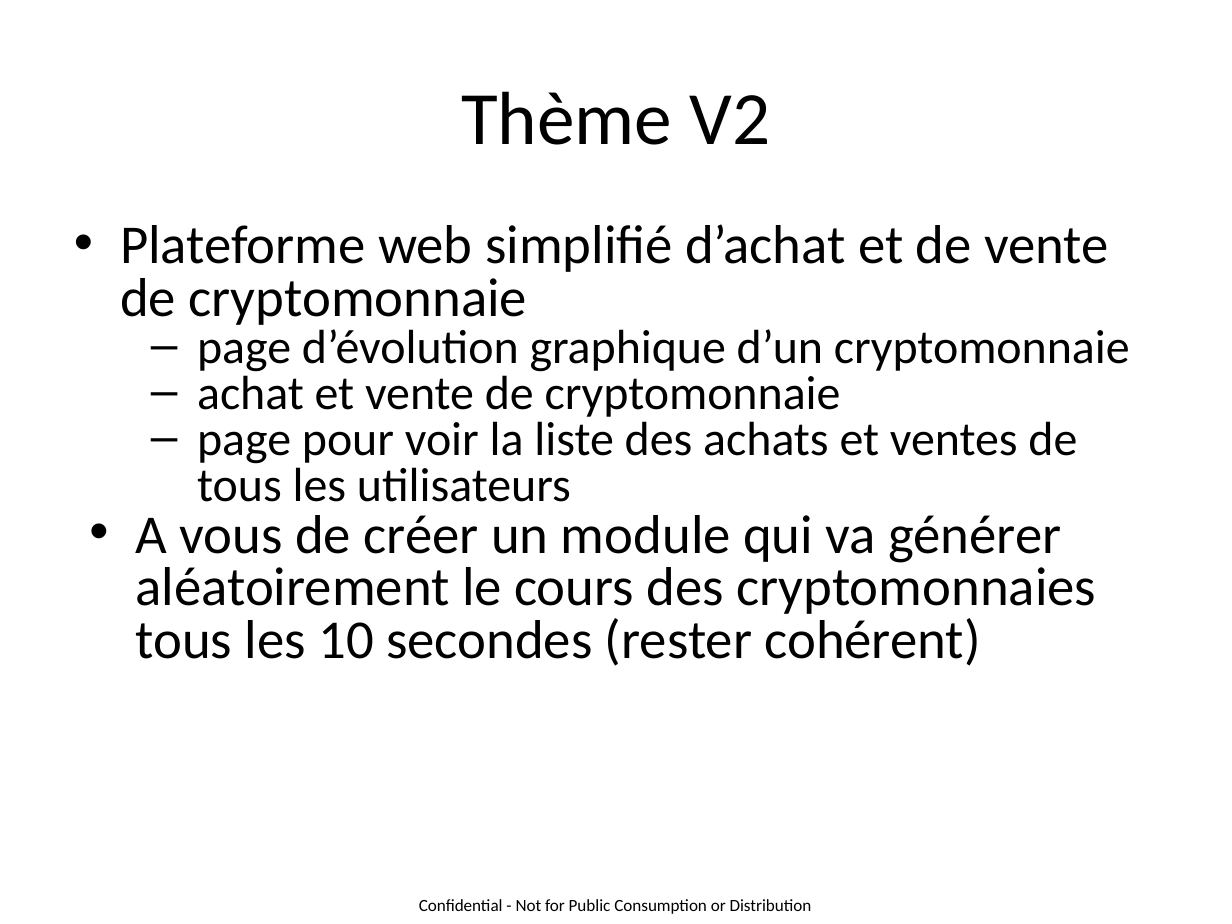
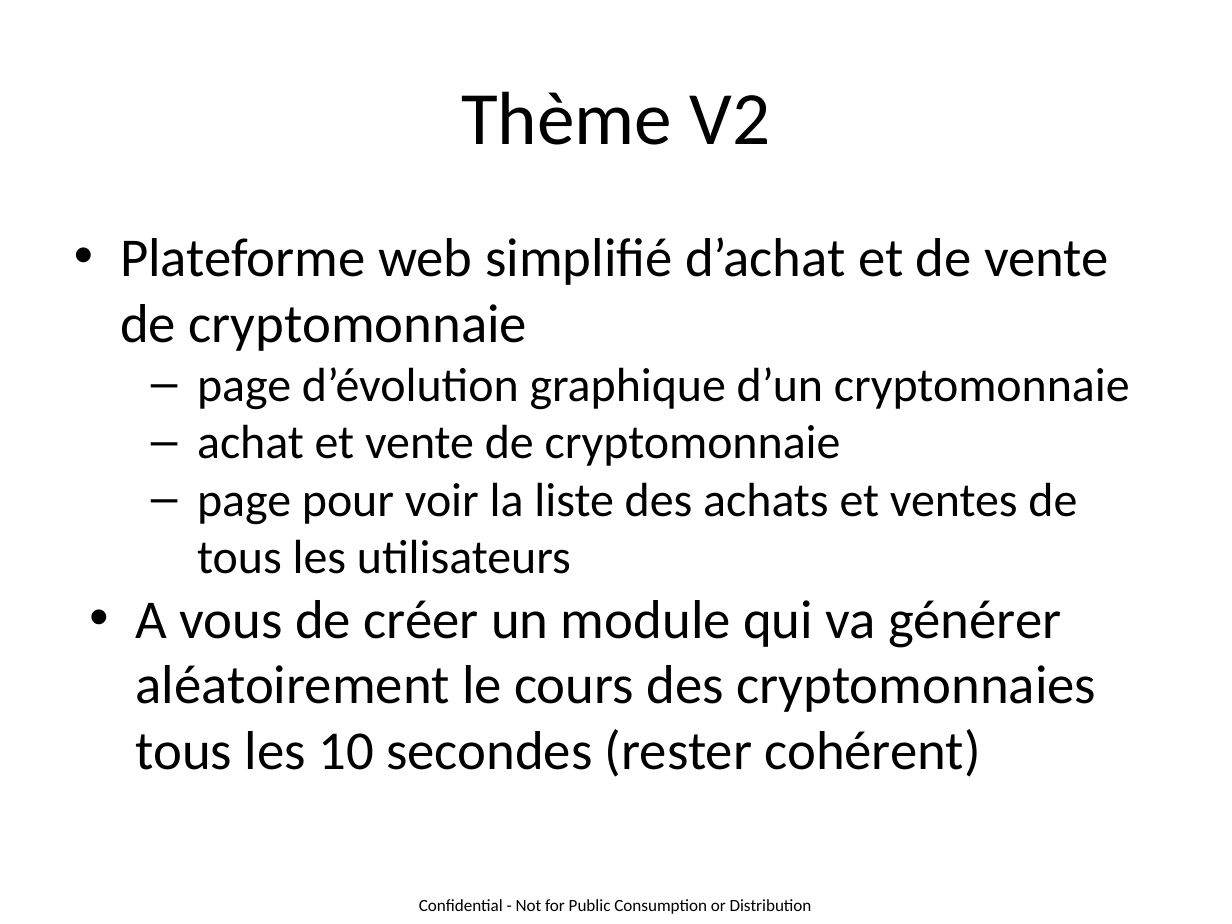
Before and after one commit to KiadyManohisoa/Crypto-Access, a slide deck: slide 6 of documents/sujet/projet cloud-p16-V3-20250110.pptx. Drawn at 1232x924 pixels with LibreOffice and Linux fonts; fonts in the diff are those of the drawing. Boxes give left, top, right and bottom in pixels: in the first picture for what was removed or moved away, otherwise in the second. Text is boxed around its words. In the diff, an @@ line names an element or a change of style, - is before the commit and + after.

```diff
--- a/documents/sujet/projet cloud-p16-V3-20250110.pptx
+++ b/documents/sujet/projet cloud-p16-V3-20250110.pptx
@@ text "Plateforme web simplifié d’achat et ..." at [120,237,1130,777]: line spacing 0.8 to 1 @@
```
Also in this commit, not shown: 7 other slides changed, 18 other files.
